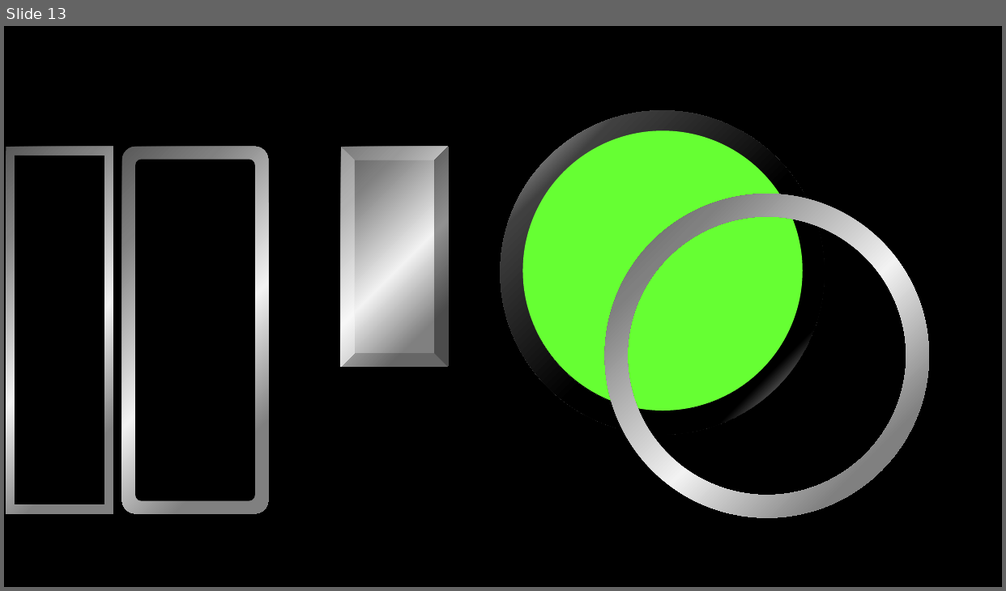
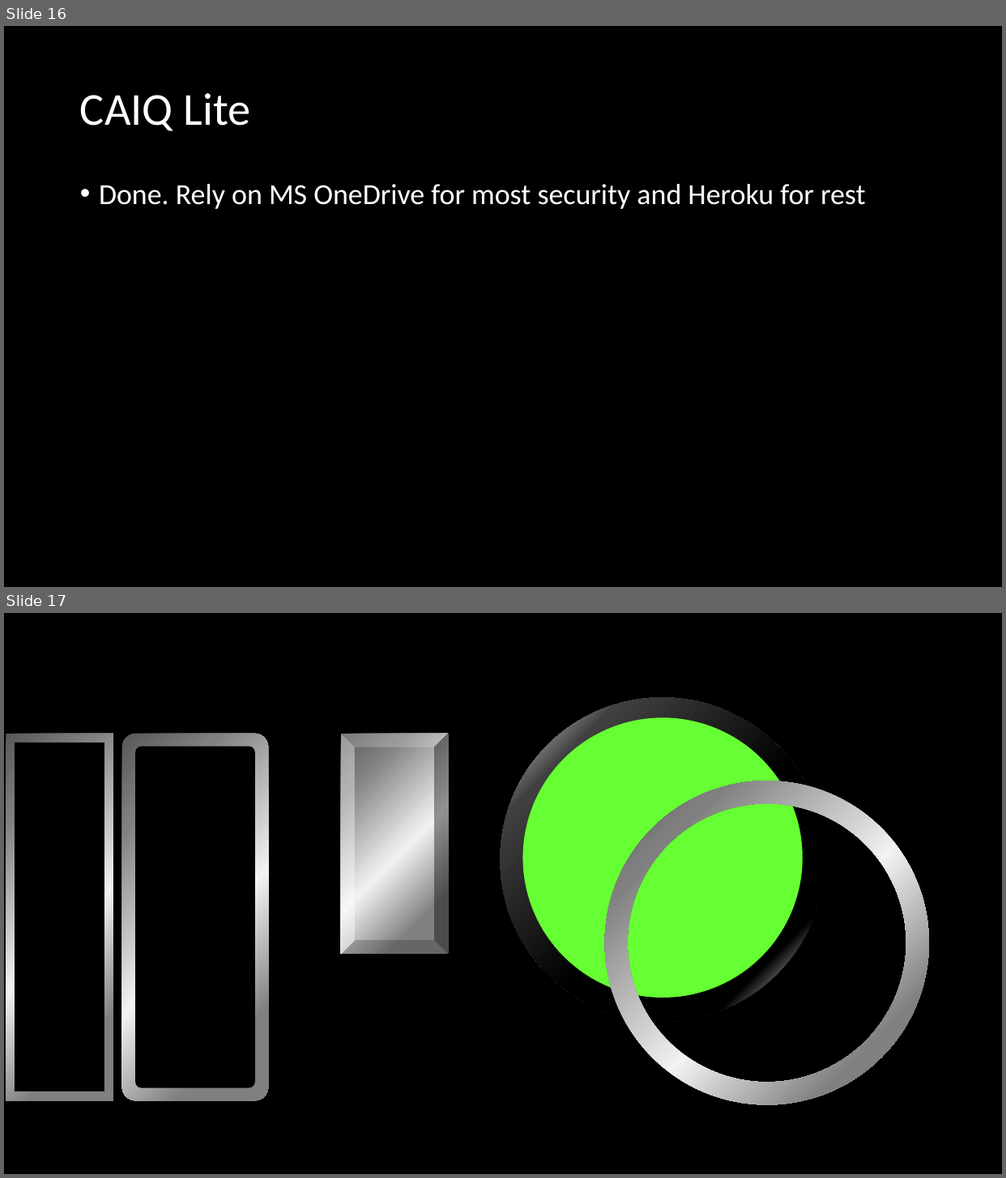
Before and after one commit to sweatysock/jock, a slide deck: design notes.pptx. Shown one above the other, each under a label of ours: slide 13 before the commit, slides 16 and 17 after it. The pictures are 1006x591 and 1006x1178 pixels, drawn with LibreOffice and Linux fonts; fonts in the diff are those of the drawing. Boxes give left, top, right and bottom in pixels: in the first picture for what was removed or moved away, otherwise in the second. Text is boxed around its words. In the diff, an @@ line names an element or a change of style, - is before the commit and + after.

```diff
--- a/design notes.pptx
+++ b/design notes.pptx
@@ slide 16 added at (x1=4, y1=26, x2=1002, y2=587), background #000000 @@
@@ title added at (x1=80, y1=93, x2=251, y2=131), 44 pt, text #FFFFFF @@
+CAIQ Lite
@@ text added at (x1=99, y1=184, x2=866, y2=209), 28 pt, text #FFFFFF @@
+• Done. Rely on MS OneDrive for most security and Heroku for rest
@@ what was slide 13 is now slide 17 @@
```
Also in this commit, not shown: 7 slides changed, 9 other slides added, 21 other files.
